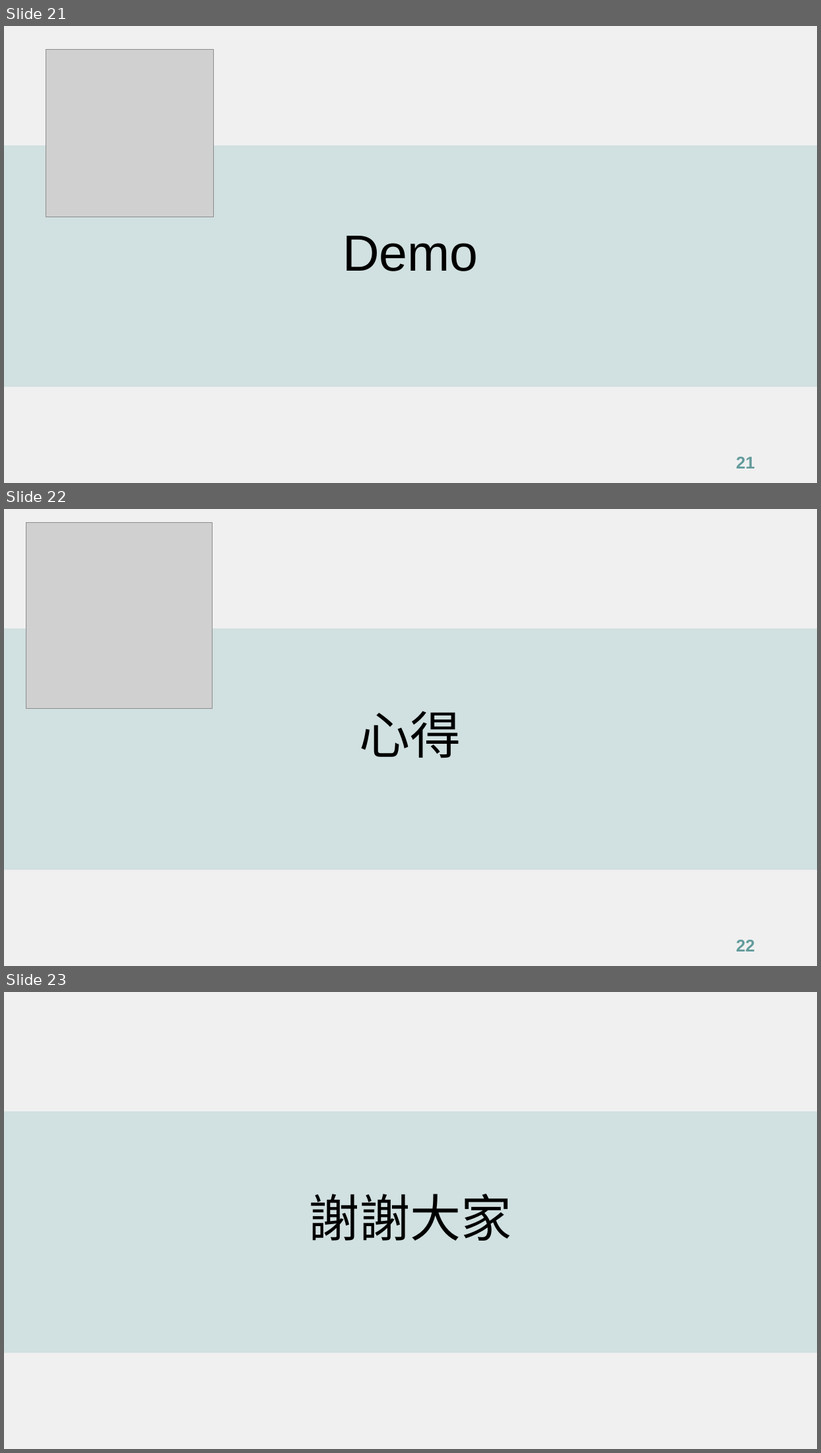
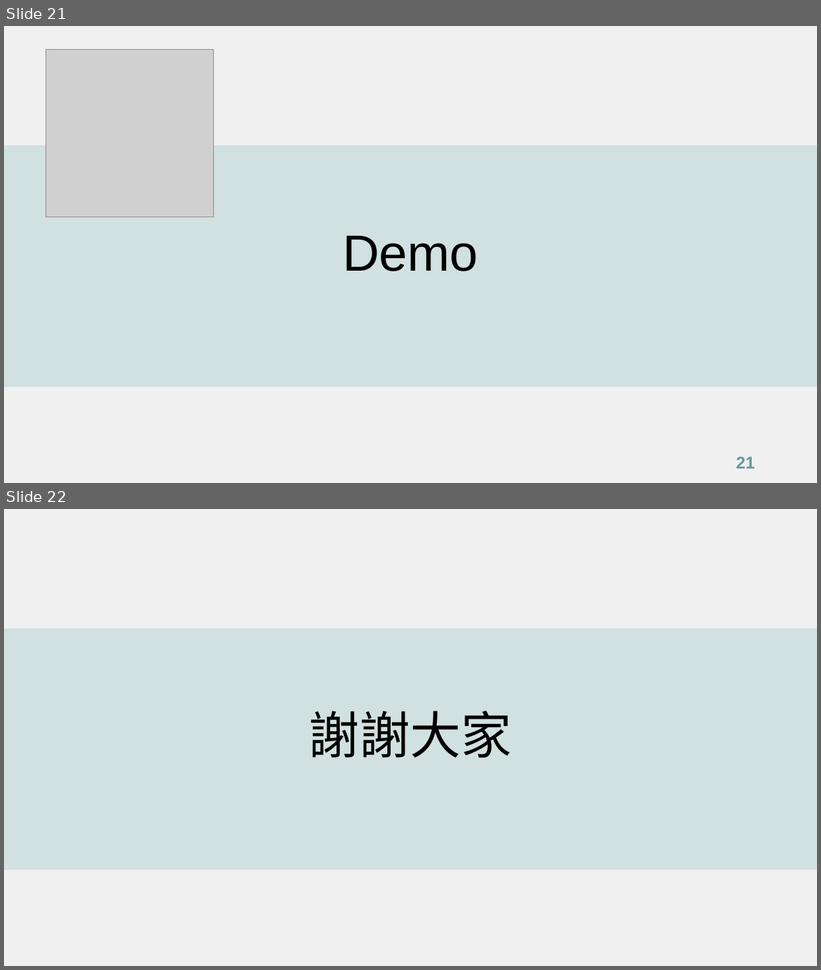
Before and after one commit to LYT199812/Java2023, a slide deck: MyAnalyze-2.pptx. Shown one above the other, each under a label of ours: slides 21, 22 and 23 before the commit, slides 21 and 22 after it. The pictures are 821x1453 and 821x970 pixels, drawn with LibreOffice and Linux fonts; fonts in the diff are those of the drawing; grey boxes stand for pictures. Boxes give left, top, right and bottom in pixels: in the first picture for what was removed or moved away, otherwise in the second. Text is boxed around its words. In the diff, an @@ line names an element or a change of style, - is before the commit and + after.

```diff
--- a/MyAnalyze-2.pptx
+++ b/MyAnalyze-2.pptx
@@ slide 22 removed at bbox=[4, 509, 817, 966], background #F0F0F0 @@
@@ picture removed at bbox=[26, 522, 212, 708] @@
@@ rectangle removed at bbox=[4, 628, 817, 870] @@
@@ title removed at bbox=[360, 711, 461, 758] @@
-心得
@@ page number removed at bbox=[736, 940, 755, 952] @@
-22
@@ what was slide 23 is now slide 22 @@
```
Also in this commit, not shown: 1 slide changed.
